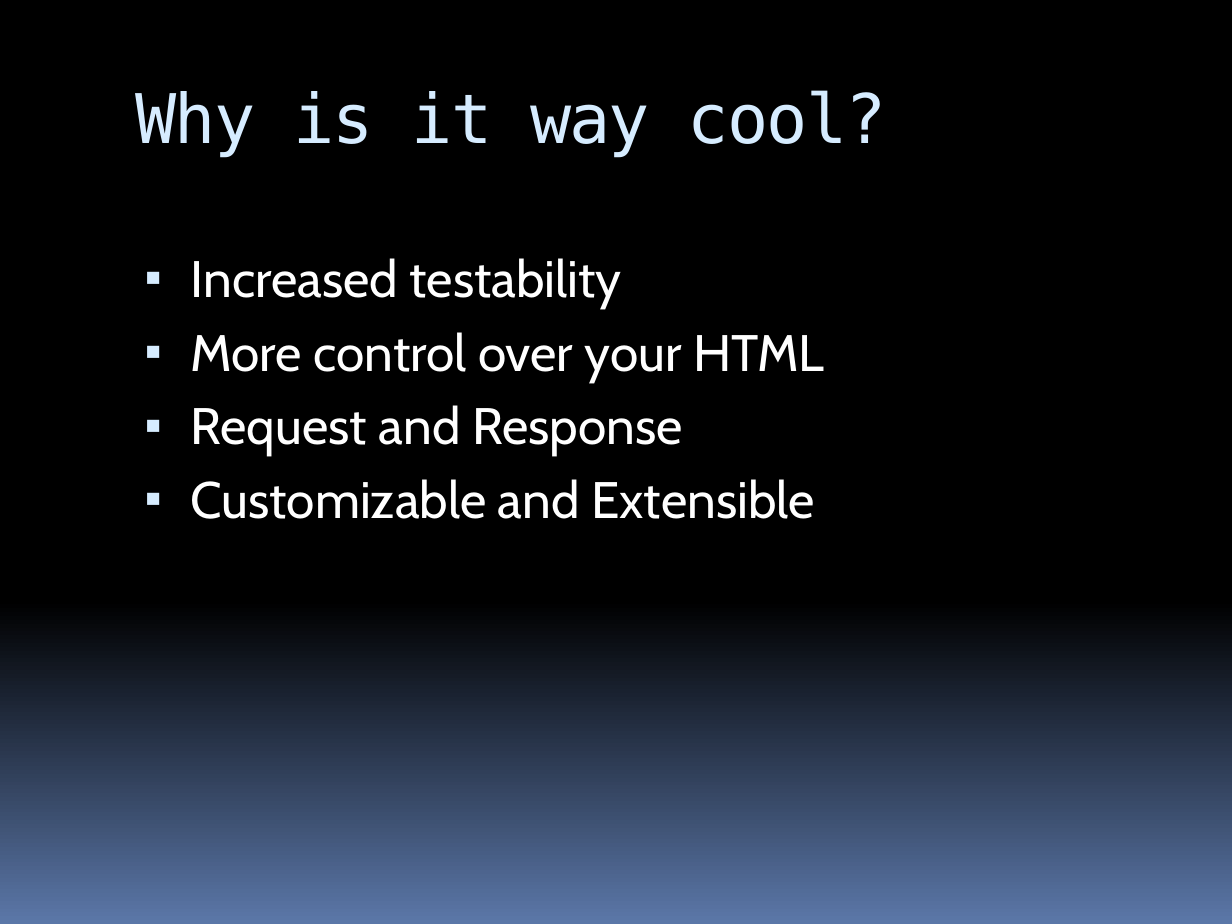
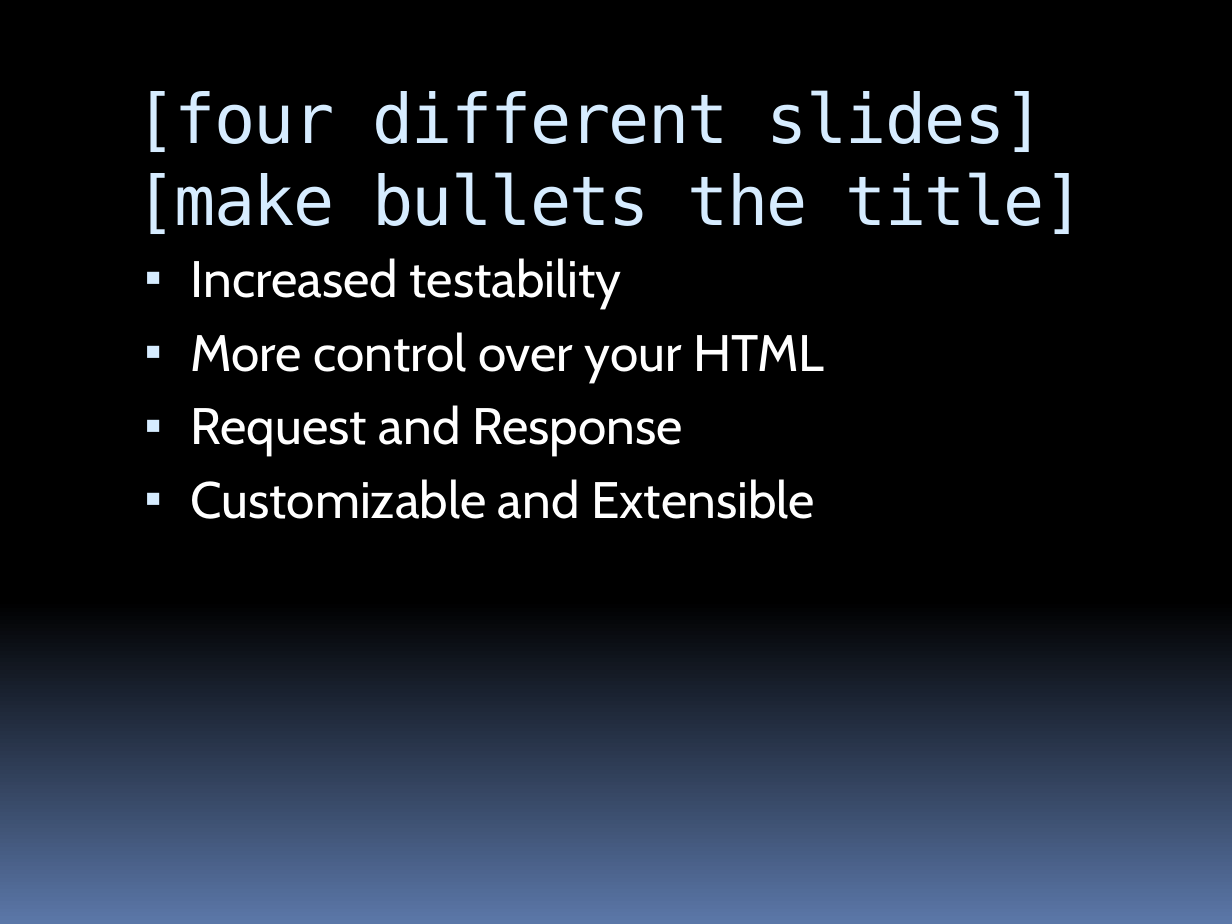
Before and after one commit to stevenharman/codeincubator, a slide deck: slide 6 of Samples/Getting-Started-With-MVC/Getting Started with MVC.pptx (slide 3 before the commit). Drawn at 1232x924 pixels with LibreOffice and Linux fonts; fonts in the diff are those of the drawing. Boxes give left, top, right and bottom in pixels: in the first picture for what was removed or moved away, otherwise in the second. Text is boxed around its words. In the diff, an @@ line names an element or a change of style, - is before the commit and + after.

```diff
--- a/Samples/Getting-Started-With-MVC/Getting Started with MVC.pptx
+++ b/Samples/Getting-Started-With-MVC/Getting Started with MVC.pptx
@@ title at (135,90,1085,234): text changed @@
-Why is it way cool?
+[four different slides]
+[make bullets the title]
```
Also in this commit, not shown: 2 other slides changed, 7 slides added, 2 slides removed, 3 other files.
